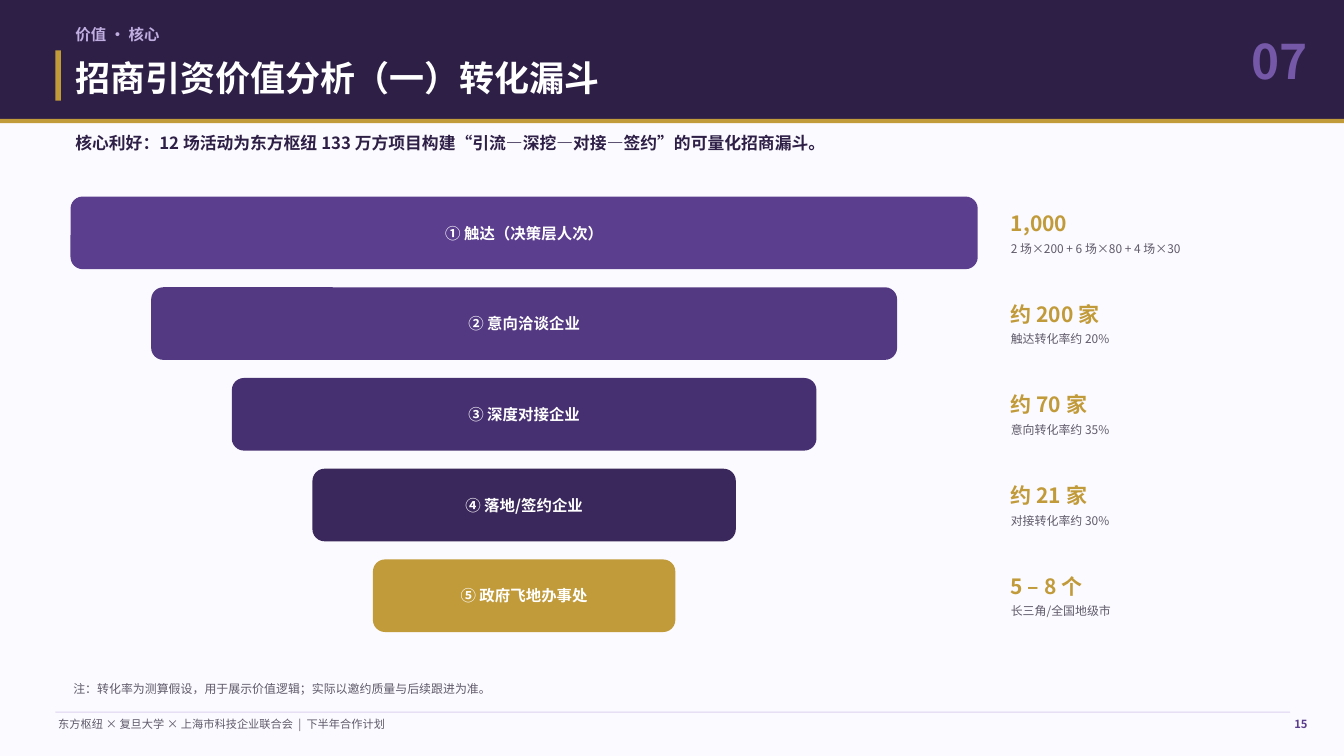
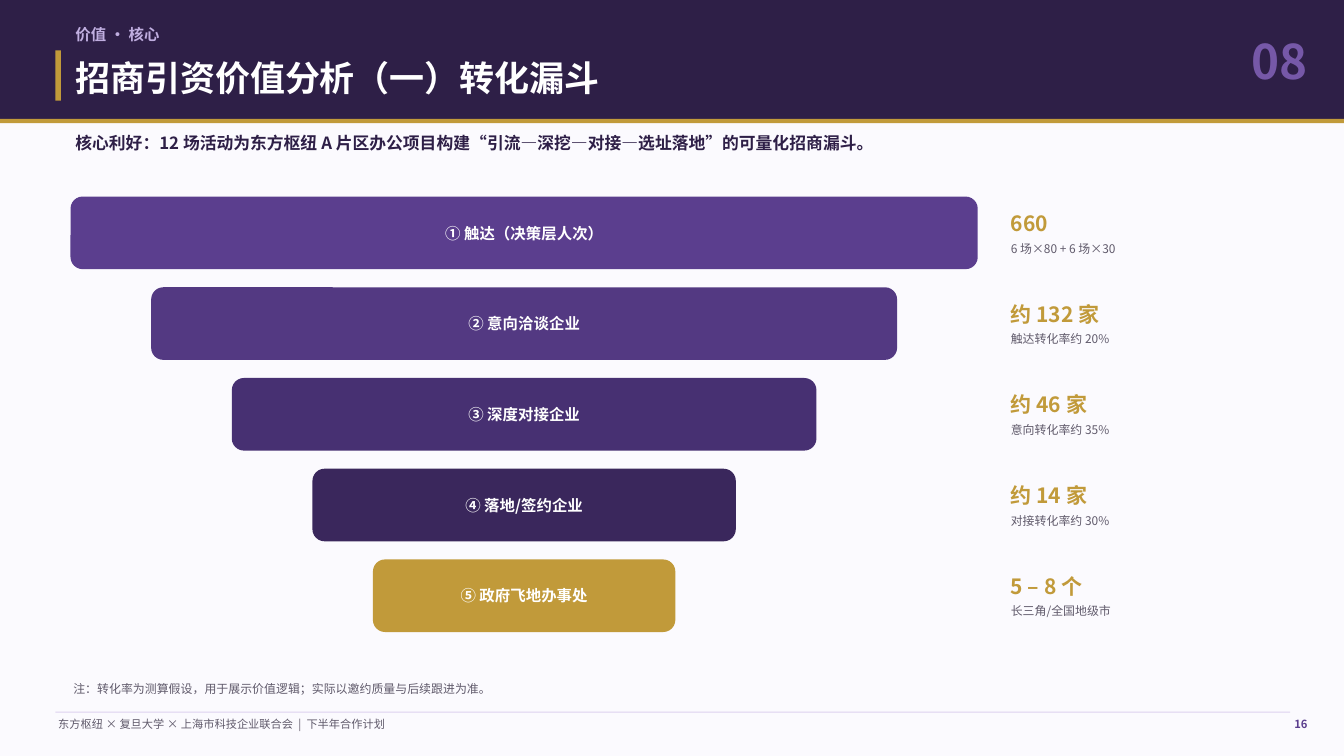
Before and after one commit to hujigang2010-maker/AIDEN, a slide deck: slide 16 of 东方枢纽三方合作计划_汇报PPT.pptx (slide 15 before the commit). Drawn at 1344x756 pixels with LibreOffice and Linux fonts; fonts in the diff are those of the drawing. Boxes give left, top, right and bottom in pixels: in the first picture for what was removed or moved away, otherwise in the second. Text is boxed around its words. In the diff, an @@ line names an element or a change of style, - is before the commit and + after.

```diff
--- a/东方枢纽三方合作计划_汇报PPT.pptx
+++ b/东方枢纽三方合作计划_汇报PPT.pptx
@@ text at (1251,43,1307,80): text changed @@
-07
+08
@@ text at (75,134,874,151): text changed @@
-核心利好：12 场活动为东方枢纽 133 万方项目构建“引流—深挖—对接—签约”的可量化招商漏斗。
+核心利好：12 场活动为东方枢纽 A 片区办公项目构建“引流—深挖—对接—选址落地”的可量化招商漏斗。
@@ text at (1011,215,1115,254): text changed @@
-1,000
-2 场×200 + 6 场×80 + 4 场×30
+660
+6 场×80 + 6 场×30
@@ text at (1011,304,1100,324): text changed @@
-约 200 家
+约 132 家
@@ text at (1011,394,1087,414): text changed @@
-约 70 家
+约 46 家
@@ text at (1011,485,1087,505): text changed @@
-约 21 家
+约 14 家
```
Also in this commit, not shown: 15 other slides changed, 1 slide added, 4 other files.
